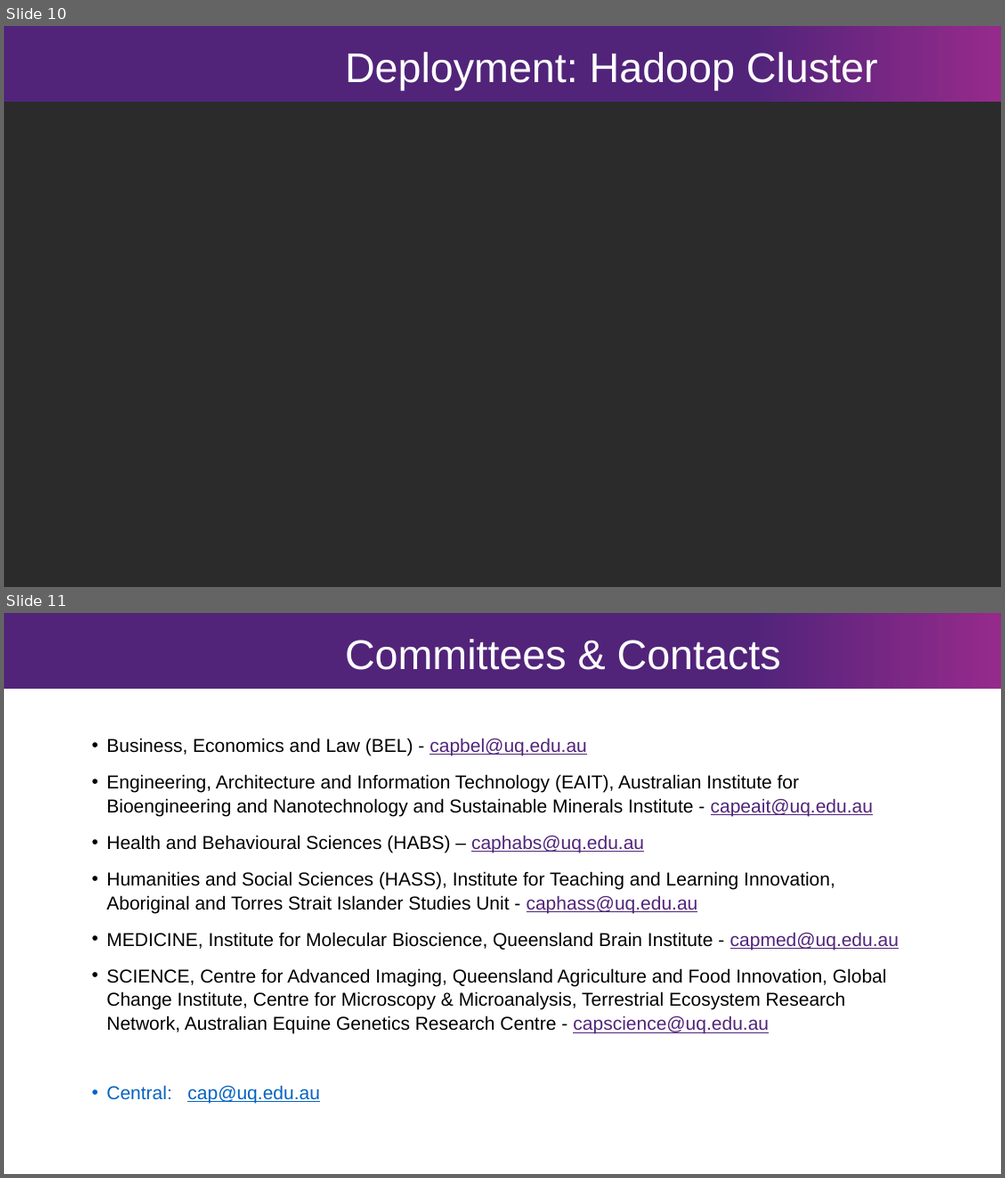
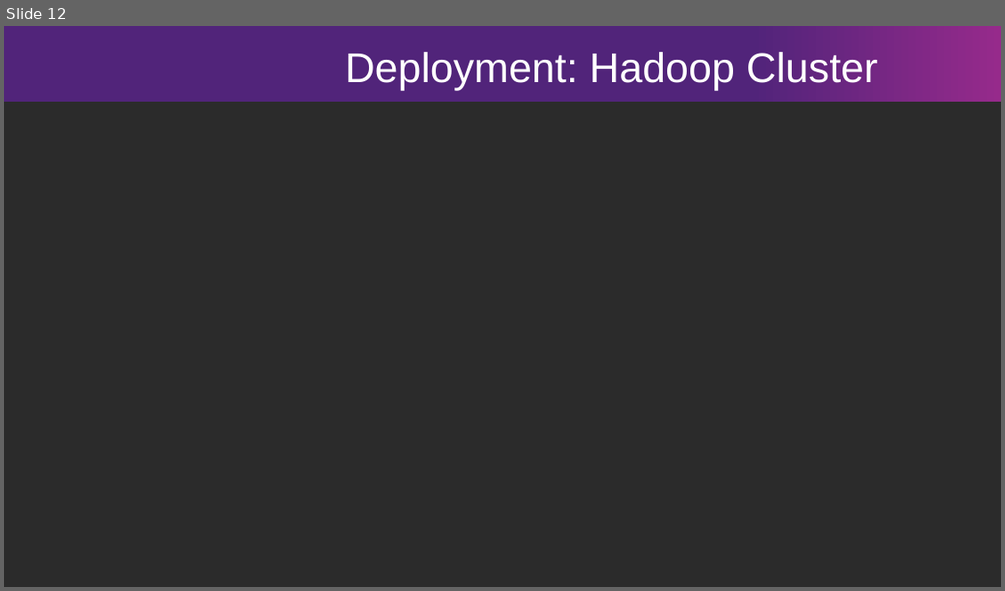
Before and after one commit to bhq12/hadoop-architecture-notes, a slide deck: hadoop-architecture-brook-queree.pptx. Shown one above the other, each under a label of ours: slides 10 and 11 before the commit, slide 12 after it. The pictures are 1005x1178 and 1005x591 pixels, drawn with LibreOffice and Linux fonts; fonts in the diff are those of the drawing; background and template pictures are left out; a plain dark background stands for a picture behind light text. Boxes give left, top, right and bottom in pixels: in the first picture for what was removed or moved away, otherwise in the second. Text is boxed around its words. In the diff, an @@ line names an element or a change of style, - is before the commit and + after.

```diff
--- a/hadoop-architecture-brook-queree.pptx
+++ b/hadoop-architecture-brook-queree.pptx
@@ slide 11 removed at bbox=[4, 613, 1001, 1174], background #FFFFFF; not listed: 1 template element that a slide beside it also shows @@
@@ text removed at bbox=[345, 639, 781, 670] @@
-Committees & Contacts
@@ text removed at bbox=[106, 738, 898, 1103] @@
-• Business, Economics and Law (BEL) - capbel@uq.edu.au
-• Engineering, Architecture and Information Technology (EAIT), Australian Institute for Bioengineering and Nanotechnology and Sustainable Minerals Institute - capeait@uq.edu.au
-• Health and Behavioural Sciences (HABS) – caphabs@uq.edu.au
-• Humanities and Social Sciences (HASS), Institute for Teaching and Learning Innovation, Aboriginal and Torres Strait Islander Studies Unit - caphass@uq.edu.au
-• MEDICINE, Institute for Molecular Bioscience, Queensland Brain Institute - capmed@uq.edu.au
-• SCIENCE, Centre for Advanced Imaging, Queensland Agriculture and Food Innovation, Global Change Institute, Centre for Microscopy & Microanalysis, Terrestrial Ecosystem Research Network, Australian Equine Genetics Research Centre - capscience@uq.edu.au
-• Central: cap@uq.edu.au
@@ what was slide 10 is now slide 12 @@
```
Also in this commit, not shown: 8 slides changed, 4 slides added, 2 other slides removed, 16 other files.
